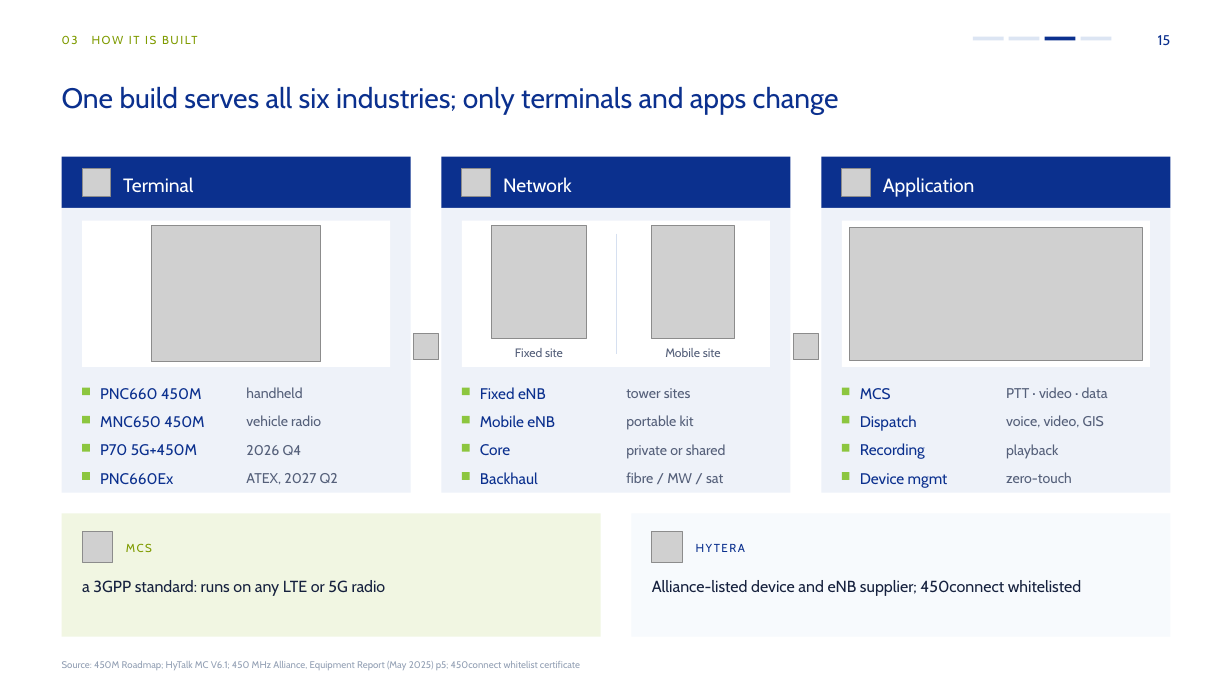
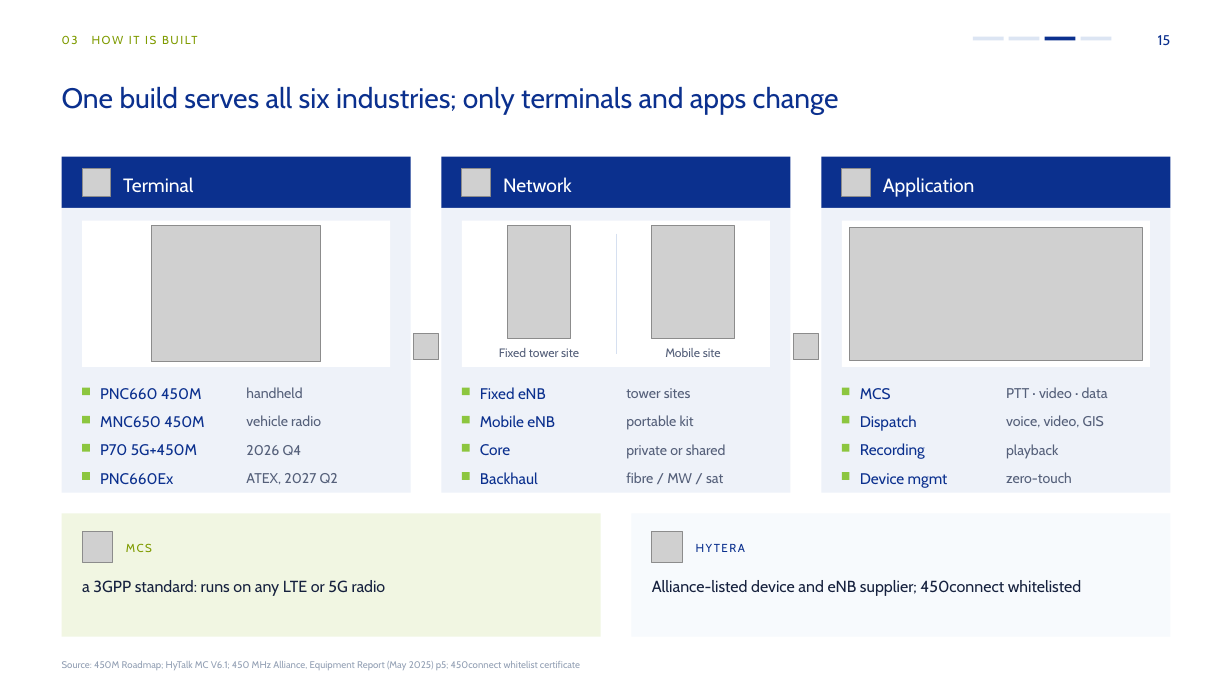
Before and after one commit to mearneste4-max/Philippines-450M, a slide deck: slide 15 of 01_交付物/菲律宾450M方案_v8.pptx. Drawn at 1232x693 pixels with LibreOffice and Linux fonts; fonts in the diff are those of the drawing; grey boxes stand for pictures. Boxes give left, top, right and bottom in pixels: in the first picture for what was removed or moved away, otherwise in the second. Text is boxed around its words. In the diff, an @@ line names an element or a change of style, - is before the commit and + after.

```diff
--- a/01_交付物/菲律宾450M方案_v8.pptx
+++ b/01_交付物/菲律宾450M方案_v8.pptx
@@ picture: place and size @@
-picture at (492,226,586,338)
+picture at (507,226,571,338)
@@ text at (499,348,579,357): text changed @@
-Fixed site
+Fixed tower site
```
Also in this commit, not shown: 5 other files.
